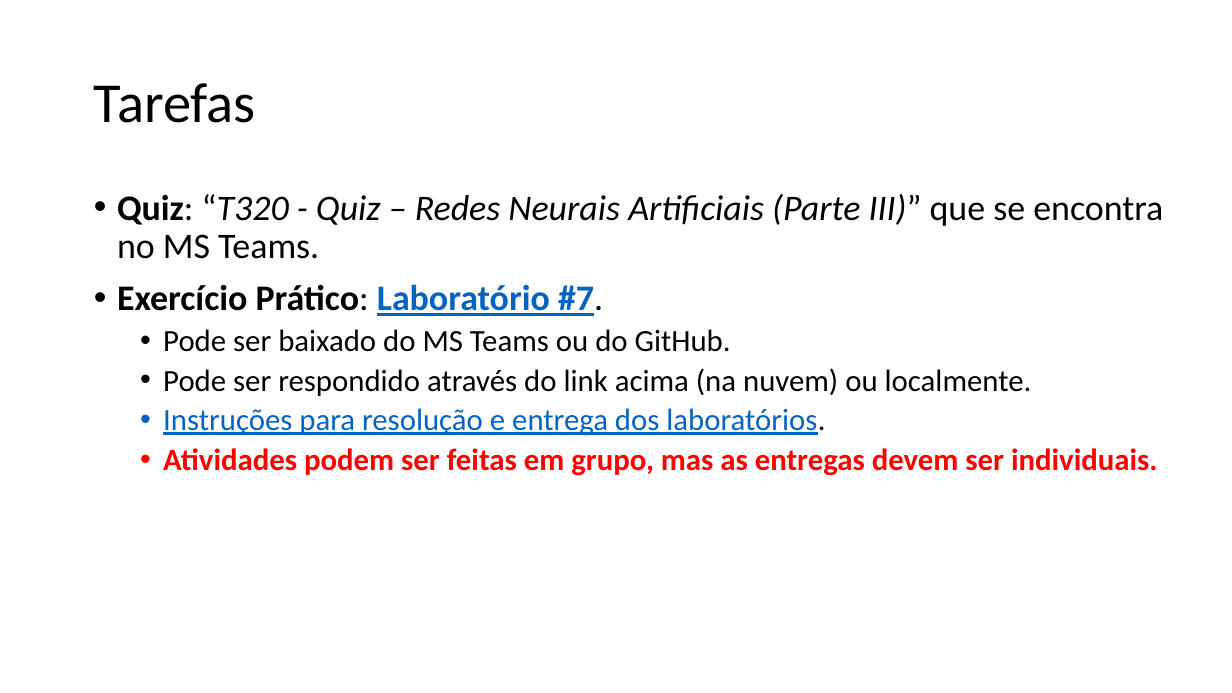
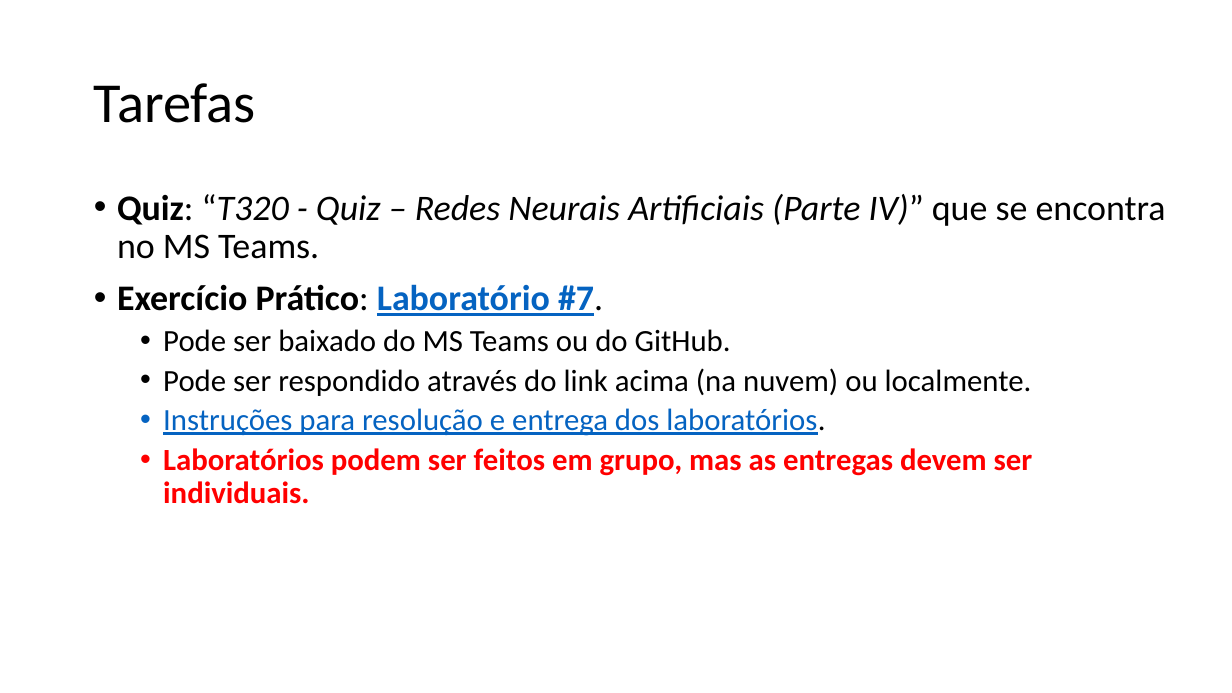
Before and after one commit to zz4fap/t320_aprendizado_de_maquina, a slide deck: slide 21 of slides/T320_Redes_Neurais_Artificiais (Parte II).pptx (slide 55 before the commit). Drawn at 1232x693 pixels with LibreOffice and Linux fonts; fonts in the diff are those of the drawing. Boxes give left, top, right and bottom in pixels: in the first picture for what was removed or moved away, otherwise in the second. Text is boxed around its words. In the diff, an @@ line names an element or a change of style, - is before the commit and + after.

```diff
--- a/slides/T320_Redes_Neurais_Artificiais (Parte II).pptx
+++ b/slides/T320_Redes_Neurais_Artificiais (Parte II).pptx
@@ text at (117,194,1166,259): text changed @@
-• Quiz: “T320 - Quiz – Redes Neurais Artificiais (Parte III)” que se encontra no MS Teams.
+• Quiz: “T320 - Quiz – Redes Neurais Artificiais (Parte IV)” que se encontra no MS Teams.
@@ text at (163,448,1033,504): text changed @@
-  • Atividades podem ser feitas em grupo, mas as entregas devem ser individuais.
+  • Laboratórios podem ser feitos em grupo, mas as entregas devem ser individuais.
```
Also in this commit, not shown: 7 other slides changed, 4 slides added, 38 slides removed, 14 other files.
